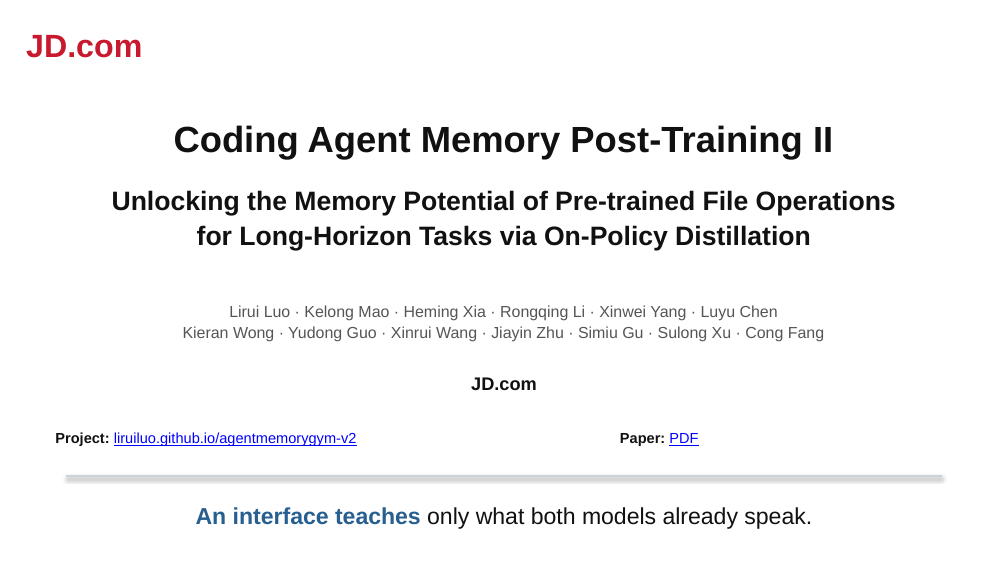
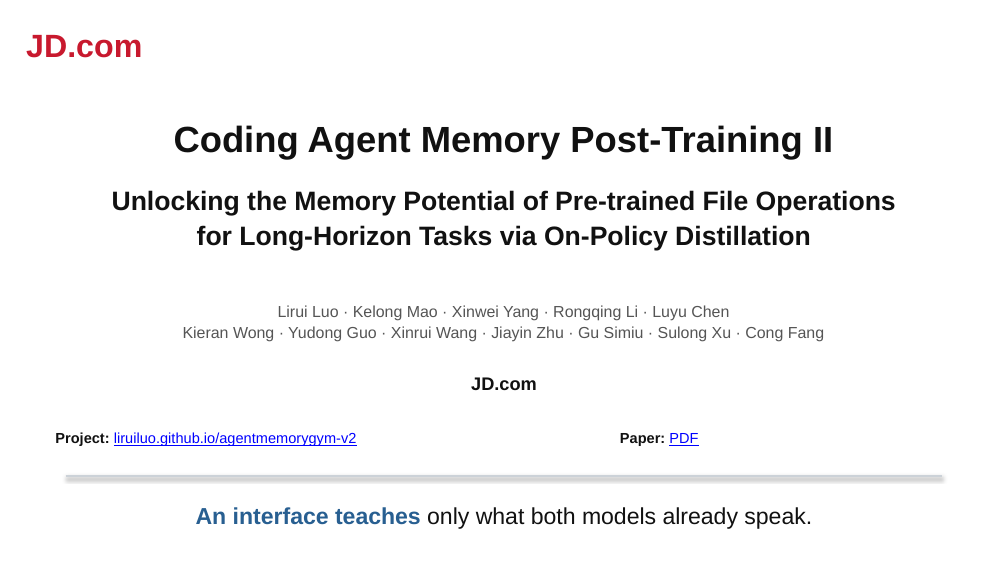
Before and after one commit to liruiluo/agentmemorygym-v2, a slide deck: slide 1 of assets/slides/campii-slides.pptx. Drawn at 1008x567 pixels with LibreOffice and Linux fonts; fonts in the diff are those of the drawing. Boxes give left, top, right and bottom in pixels: in the first picture for what was removed or moved away, otherwise in the second. Text is boxed around its words. In the diff, an @@ line names an element or a change of style, - is before the commit and + after.

```diff
--- a/assets/slides/campii-slides.pptx
+++ b/assets/slides/campii-slides.pptx
@@ text at <box>183,305,824,342</box>: text changed @@
-Lirui Luo · Kelong Mao · Heming Xia · Rongqing Li · Xinwei Yang · Luyu Chen
-Kieran Wong · Yudong Guo · Xinrui Wang · Jiayin Zhu · Simiu Gu · Sulong Xu · Cong Fang
+Lirui Luo · Kelong Mao · Xinwei Yang · Rongqing Li · Luyu Chen
+Kieran Wong · Yudong Guo · Xinrui Wang · Jiayin Zhu · Gu Simiu · Sulong Xu · Cong Fang
```
Also in this commit, not shown: 4 other files.
